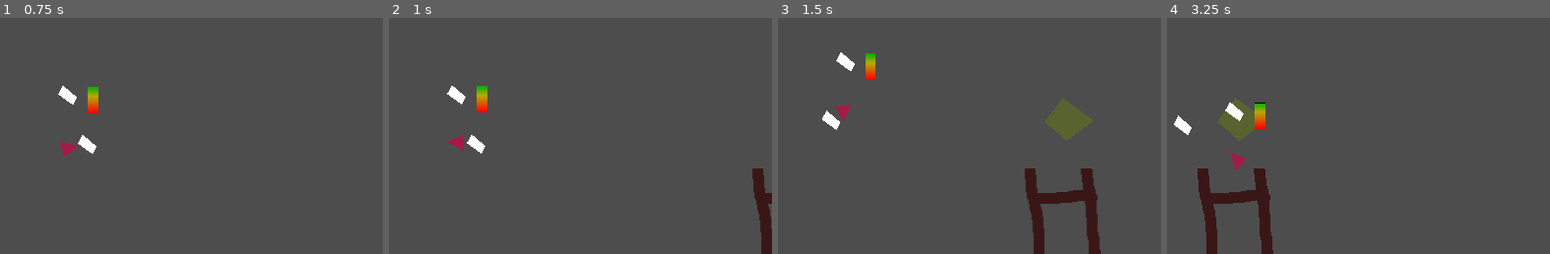
Above: before the commit, frames 1-4 (left to right).
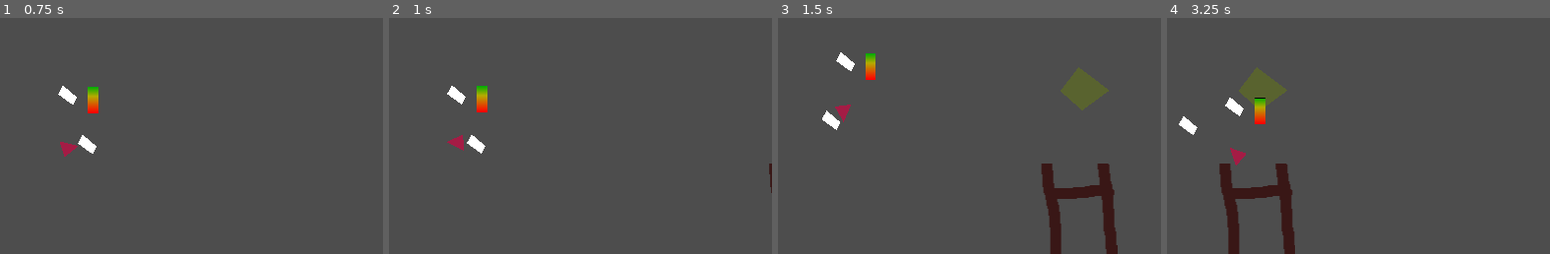
Above: after the commit, the same moments.

Repository: Parker-Vetter/SubwayUnderSea
Game: Godot game, scene res://Scenes/test_scene.tscn
Two runs of this game, one before a commit and one after it. Both use one fixed random seed, a clock stepped at 60 frames per second and the inputs below.
Inputs:
- Up to frame 1 (0.75 s): hold D (right) from 0.53 s (still down)
- Up to frame 2 (1 s): keep holding D (right)
- Up to frame 3 (1.5 s): release D (right) at 1.28 s; hold S (down) from 1.28 s (still down)
- Up to frame 4 (3.25 s): tap Enter at 2 s; release S (down) at 2.03 s; hold D (right) 2.03-2.78 s; hold W (up) from 2.78 s (still down)

Frame 1 is identical in both runs. In frame 2, 1.2% of the frame differs, in the area x 94-100%, y 61-100%; in frame 3, 6.8%; in frame 4, 7.3%, in the area x 1-34%, y 20-100%.

Commit message:
non iffy ladder

Diff:
--- a/subwaysea/Scenes/oxygenSystem.tscn
+++ b/subwaysea/Scenes/oxygenSystem.tscn
@@ -18,6 +18,7 @@
 [node name="FillUpArea" type="Area2D" parent="."]
 position = Vector2(105, 47)
 scale = Vector2(12.5076, -76.6428)
+collision_mask = 3
 
 [node name="CollisionShape2D" type="CollisionShape2D" parent="FillUpArea"]
 position = Vector2(-0.0799522, 0.00326192)
--- a/subwaysea/Scenes/test_scene.tscn
+++ b/subwaysea/Scenes/test_scene.tscn
@@ -1,26 +1,23 @@
 [gd_scene load_steps=10 format=3 uid="uid://dn0mkea57a3cw"]
 
 [ext_resource type="PackedScene" uid="uid://cc0kb5tbuiykm" path="res://Scenes/player.tscn" id="1_eeyxp"]
-[ext_resource type="PackedScene" path="res://Scenes/oxygenSystem.tscn" id="2_lhl1p"]
-[ext_resource type="PackedScene" path="res://Scenes/PlayerOxyTank.tscn" id="3_xpj87"]
+[ext_resource type="PackedScene" uid="uid://bm6rpdse2swr5" path="res://Scenes/oxygenSystem.tscn" id="2_lhl1p"]
+[ext_resource type="PackedScene" uid="uid://beb14gfytx36" path="res://Scenes/PlayerOxyTank.tscn" id="3_xpj87"]
 [ext_resource type="Script" path="res://Scripts/playerUIFollow.gd" id="4_v31gu"]
 [ext_resource type="PackedScene" uid="uid://cqdxwpt8n357u" path="res://level_making/camerasystem.tscn" id="5_5gy3l"]
 [ext_resource type="PackedScene" uid="uid://c7wtkgsvif50g" path="res://level_making/ladder.tscn" id="6_pxrql"]
 
-[sub_resource type="Curve2D" id="Curve2D_46uno"]
+[sub_resource type="RectangleShape2D" id="RectangleShape2D_537k3"]
+size = Vector2(111, 206)
+
+[sub_resource type="Curve2D" id="Curve2D_ryek2"]
 _data = {
-"points": PackedVector2Array(0, 0, 0, 0, 40, -68, 0, 0, 0, 0, 45, 421)
+"points": PackedVector2Array(0, 0, 0, 0, 39, -94, 0, 0, 0, 0, 39, 258)
 }
 point_count = 2
 
-[sub_resource type="RectangleShape2D" id="RectangleShape2D_77ceo"]
-size = Vector2(111, 184)
-
-[sub_resource type="Curve2D" id="Curve2D_2h8we"]
-_data = {
-"points": PackedVector2Array(0, 0, 0, 0, 39, -94, 0, 0, 0, 0, 30, 235)
-}
-point_count = 2
+[sub_resource type="RectangleShape2D" id="RectangleShape2D_7k2fj"]
+size = Vector2(104, 28)
 
 [node name="Node2D" type="Node2D"]
 
@@ -58,30 +55,25 @@
 [node name="CAMERASYSTEM" parent="." instance=ExtResource("5_5gy3l")]
 
 [node name="Ladder" parent="." instance=ExtResource("6_pxrql")]
-position = Vector2(922, 608)
-
-[node name="Path2D" parent="Ladder" index="3"]
-curve = SubResource("Curve2D_46uno")
-
-[node name="PathFollow2D" parent="Ladder/Path2D" index="0"]
-position = Vector2(40, -68)
-rotation = 1.56057
+position = Vector2(939, 603)
 
 [node name="Ladder2" parent="." instance=ExtResource("6_pxrql")]
-position = Vector2(1124, 995)
+position = Vector2(1124, 996)
 
 [node name="CollisionShape2D" parent="Ladder2/TopOfLadder" index="0"]
-position = Vector2(36, 75)
-shape = SubResource("RectangleShape2D_77ceo")
+position = Vector2(36, 86)
+shape = SubResource("RectangleShape2D_537k3")
 
 [node name="BottomOfLadder" parent="Ladder2" index="1"]
-position = Vector2(-26, 206)
+position = Vector2(-17, 223)
 
 [node name="Path2D" parent="Ladder2" index="3"]
-curve = SubResource("Curve2D_2h8we")
+curve = SubResource("Curve2D_ryek2")
 
 [node name="PathFollow2D" parent="Ladder2/Path2D" index="0"]
-rotation = 1.59815
+rotation = 1.5708
 
-[editable path="Ladder"]
+[node name="CollisionShape2D" parent="Ladder2/Floor" index="0"]
+shape = SubResource("RectangleShape2D_7k2fj")
+
 [editable path="Ladder2"]
--- a/subwaysea/Scripts/ladder.gd
+++ b/subwaysea/Scripts/ladder.gd
@@ -12,21 +12,20 @@
 #go based on progress
 
 func _physics_process(delta: float) -> void:
-	#print(abs(path_follow_2d.progress_ratio - 1))
+	print(abs(path_follow_2d.progress_ratio - 1))
 	if enabled:
 		$Floor/CollisionShape2D.disabled = true
 		var v = Input.get_axis("down", 'up')
 		path_follow_2d.progress_ratio += -v * delta * .5
 		player.apply_central_force((path_follow_2d.global_position - player.global_position) * 100)
-		player.linear_damp = 12
-		print(path_follow_2d.global_position)
+
+
 
 		if path_follow_2d.progress_ratio <= .1 or path_follow_2d.progress_ratio >= .9:
 			enabled = false
 			player.set_state_stand()
 	else:
 		$Floor/CollisionShape2D.disabled = false
-		player.linear_damp = 0
 
 		if Input.is_action_just_pressed('up') and bottom_of_ladder.has_overlapping_bodies():
 			enabled = true
--- a/subwaysea/Scripts/player.gd
+++ b/subwaysea/Scripts/player.gd
@@ -50,6 +50,7 @@
 
 func set_state_stand():
 	cur_state = STATES.STAND
+	linear_damp = 0
 	speed = 190000
 func set_state_bend():
 	cur_state = STATES.BEND
@@ -59,6 +60,7 @@
 	speed = 50000
 func set_state_cutscene():
 	cur_state = STATES.CUTSCENE
+	linear_damp = 12
 
 func manage_spine(delta):
 
Not shown: 1 places in subwaysea/Scenes/oxygenSystem.tscn that only renumber resources
